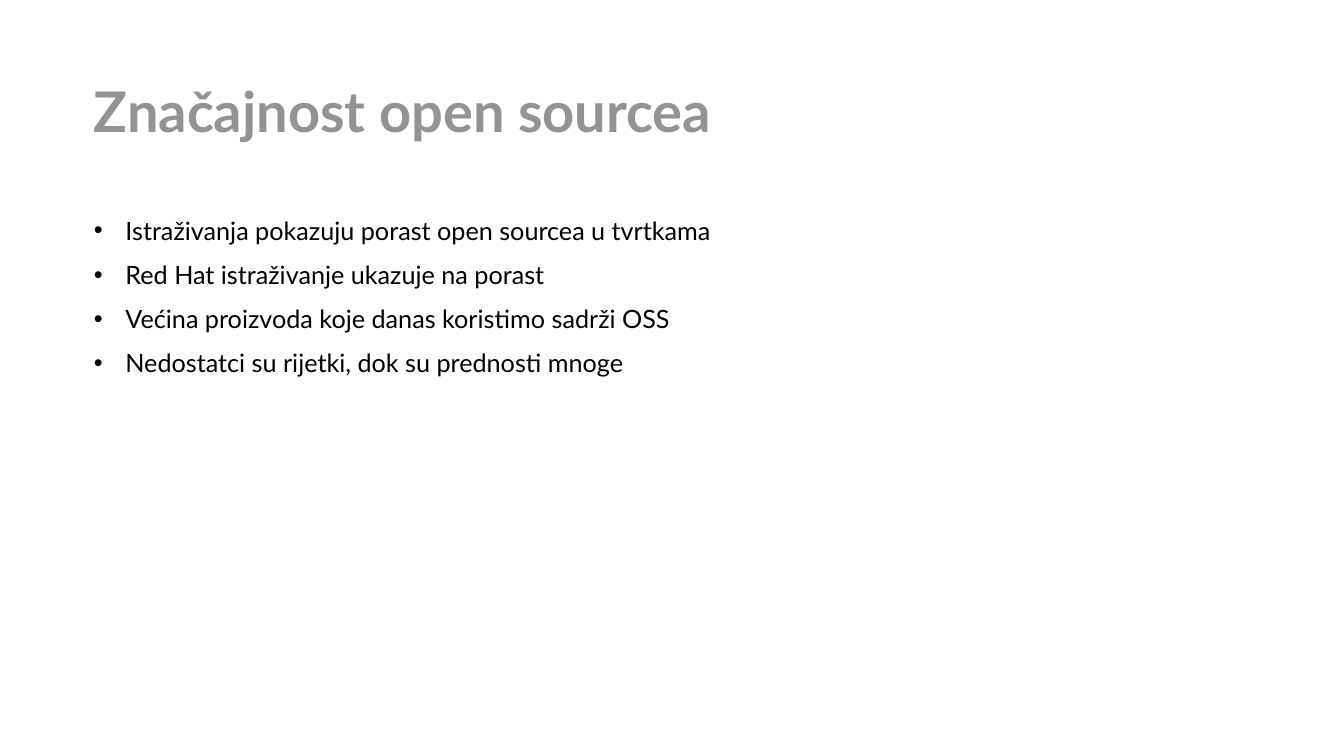
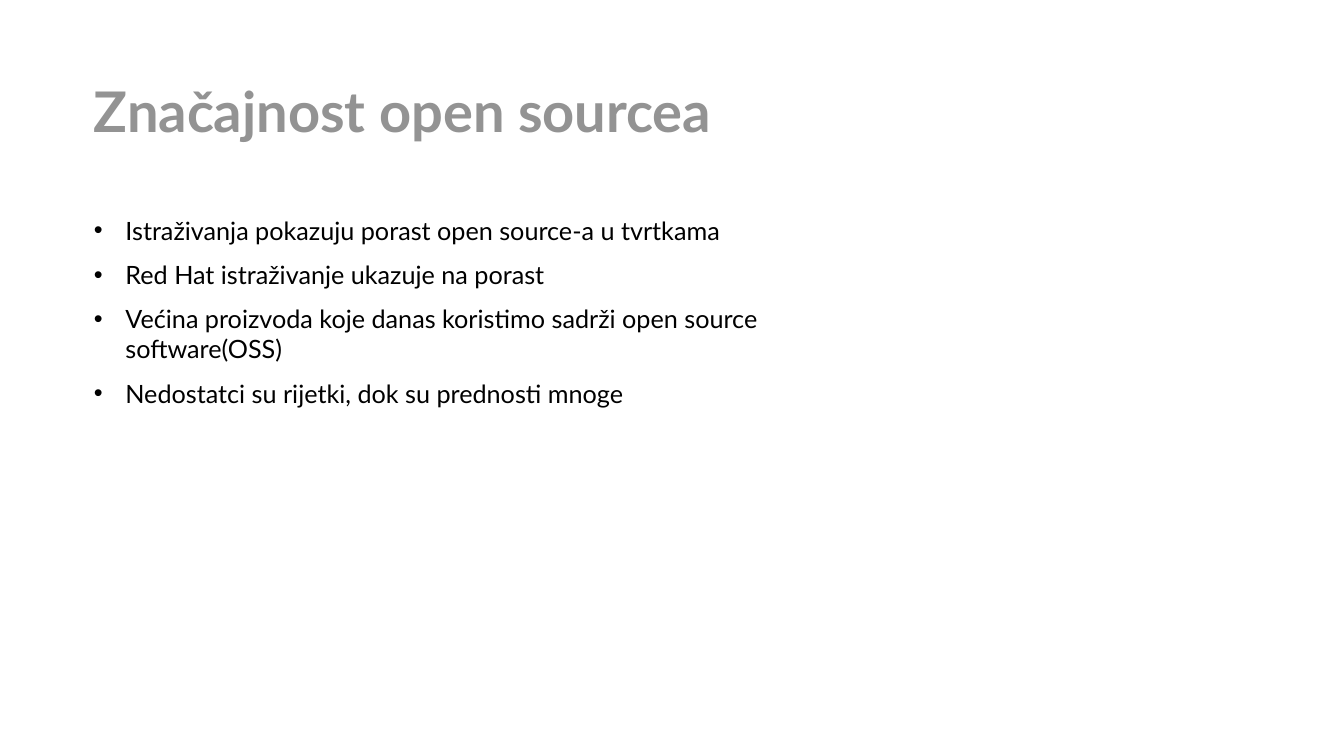
Before and after one commit to CvetkovskiIvor/ProgramskoInzenjerstvoSeminar, a slide deck: slide 6 of Open Source Prezentacija.pptx. Drawn at 1344x756 pixels with LibreOffice and Linux fonts; fonts in the diff are those of the drawing; background and template pictures are left out. Boxes give left, top, right and bottom in pixels: in the first picture for what was removed or moved away, otherwise in the second. Text is boxed around its words. In the diff, an @@ line names an element or a change of style, - is before the commit and + after.

```diff
--- a/Open Source Prezentacija.pptx
+++ b/Open Source Prezentacija.pptx
@@ text at [125,221,720,244]: text changed @@
-• Istraživanja pokazuju porast open sourcea u tvrtkama
+• Istraživanja pokazuju porast open source-a u tvrtkama
@@ text at [125,309,757,362]: text changed @@
-• Većina proizvoda koje danas koristimo sadrži OSS
+• Većina proizvoda koje danas koristimo sadrži open source software(OSS)
```
Also in this commit, not shown: 24 other slides changed, 1 slide removed.
